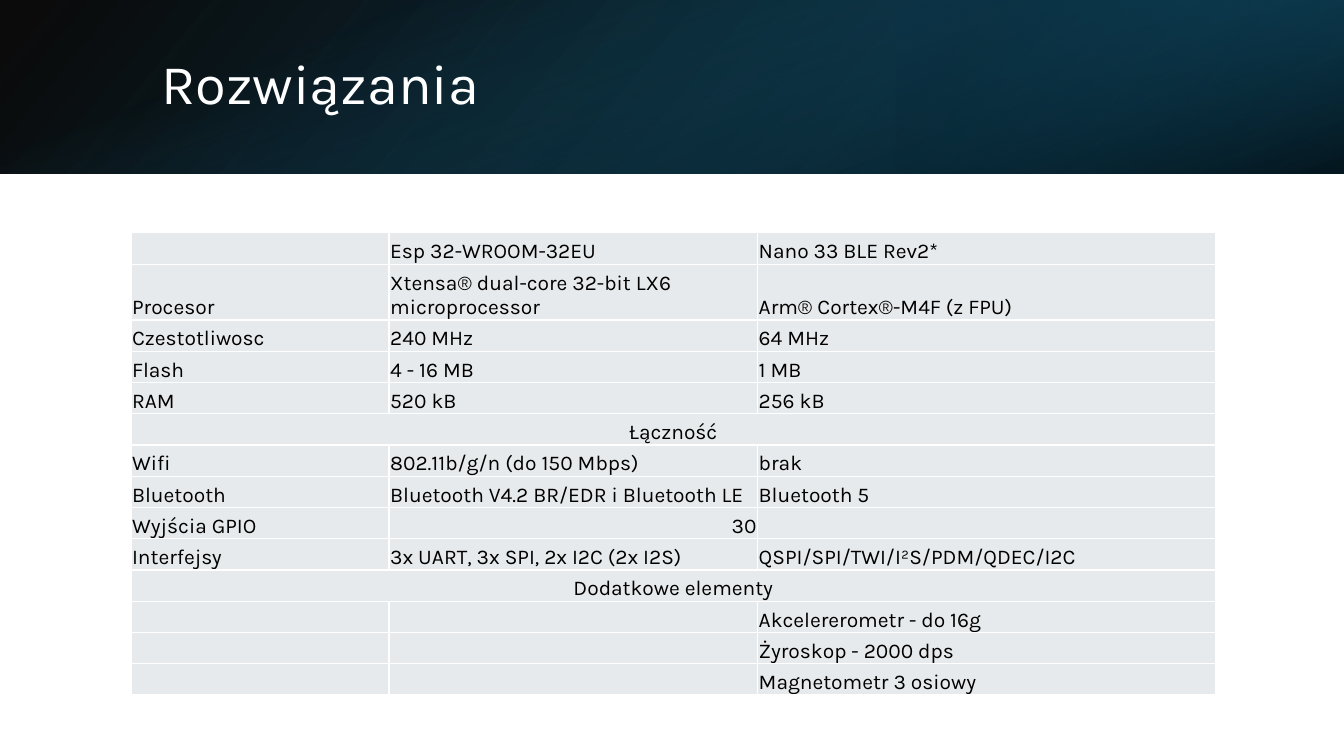
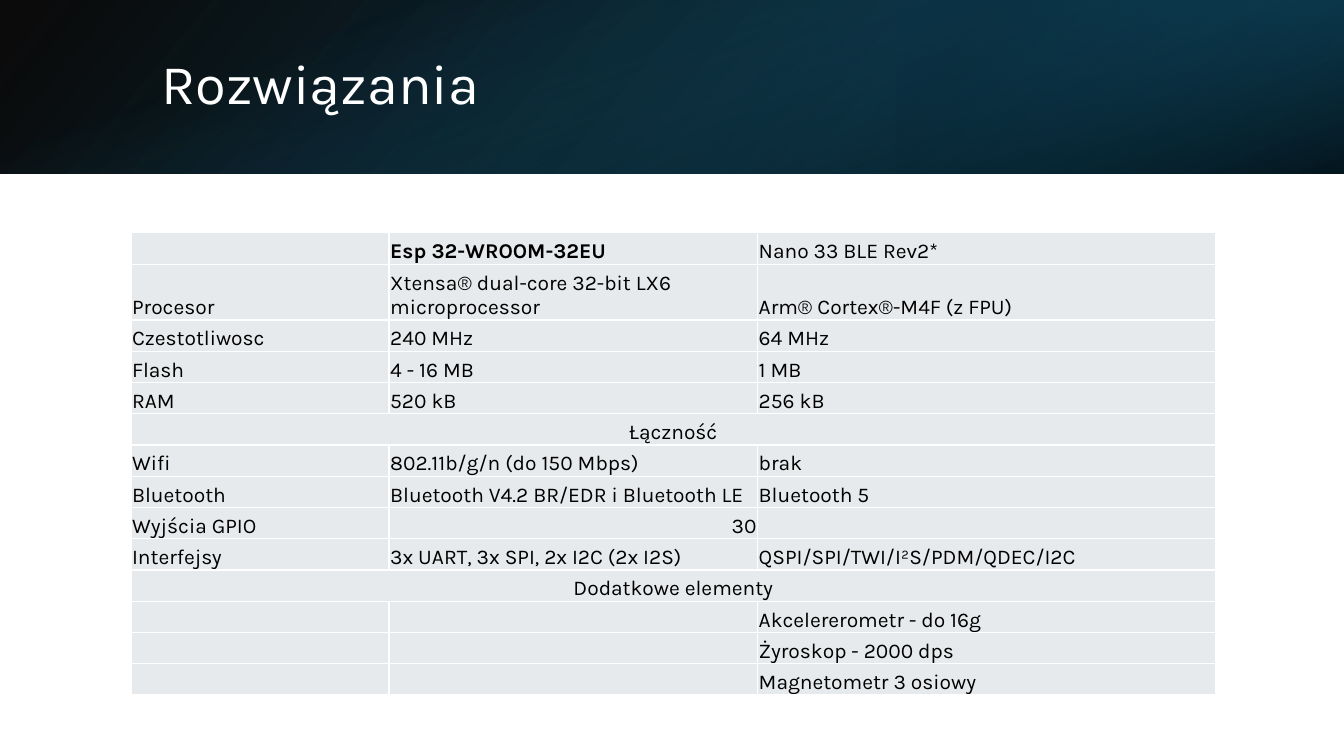
Before and after one commit to Szymek200/Smart-ball, a slide deck: slide 13 of Prezentacja/Smart-piłka_prez.pptx. Drawn at 1344x756 pixels with LibreOffice and Linux fonts; fonts in the diff are those of the drawing. Boxes give left, top, right and bottom in pixels: in the first picture for what was removed or moved away, otherwise in the second. Text is boxed around its words. In the diff, an @@ line names an element or a change of style, - is before the commit and + after.

```diff
--- a/Prezentacja/Smart-piłka_prez.pptx
+++ b/Prezentacja/Smart-piłka_prez.pptx
@@ table at bbox=[131, 233, 1216, 698] @@
@@ bold on in "Esp 32-WROOM-32EU" @@
```
Also in this commit, not shown: 4 other slides changed.
